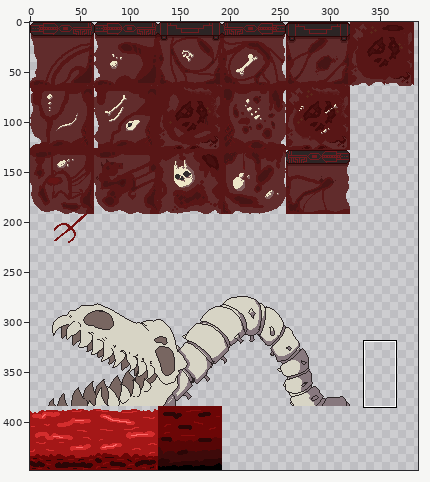
Two states of a sprite sheet, test/desktop/build/resources/main/maps/tiles.png. Above: a wide view before the commit, with the close-up outlined.
Close-up. Before:
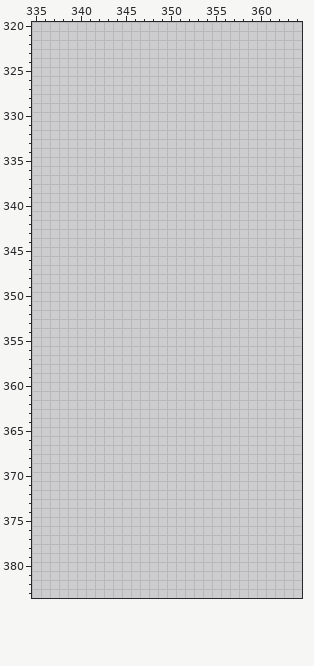
The file is 448x448 pixels. Colours within 5 levels of each other are drawn and written as one. Shown: x 335..364, y 320..383. The wide view leaves out empty margins.
After:
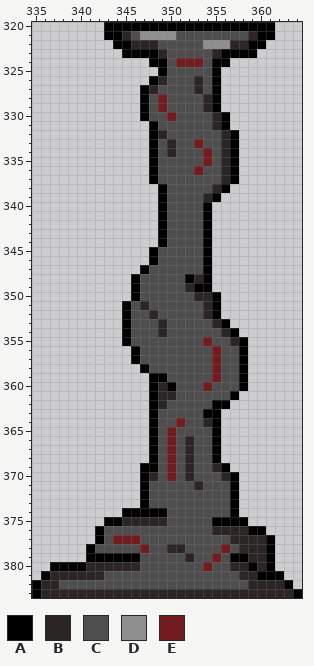
Palette (. is transparent): A #000000  B #2c2525  C #4e4e4e  D #8f8f8f  E #721c20
From old to new:
y 320: x 343..361 ................... -> AAAAAAAAAAAAAAAAAAA
y 321: x 343..361 ................... -> AABCDDDDCCCCCCCCBAA
y 322: x 344..360 ................. -> AABBBCCCCCDDDBBAA
y 323: x 345..359 ............... -> AAAABCCCCCBAAAA
y 324: x 348..356 ......... -> AACEEECAA
y 325: x 349..355 ....... -> ACCCCCA
y 326: x 348..355 ........ -> ABCCCBCA
y 327: x 347..355 ......... -> ABCCCCBCA
y 328..329: x 347..355 ......... -> ACECCCCBA
y 330: x 347..356 .......... -> ACCECCCCBA
y 331: x 348..356 ......... -> ACCCCCCBA
y 332: x 348..357 .......... -> ABCCCCCCBA
y 333: x 348..357 .......... -> ACBCCECCBA
y 334: x 348..357 .......... -> ACBCCCECBA
y 335: x 348..357 .......... -> ACCCCCECBA
y 336: x 348..357 .......... -> ACCCCECCBA
y 337: x 348..357 .......... -> ACCCCCCCBA
y 338: x 349..356 ........ -> ACCCCCBA
y 339: x 349..355 ....... -> ACCCCBA
y 340..344: x 349..354 ...... -> ACCCCA
y 345..346: x 348..354 ....... -> ACCCCCA
y 347: x 347..354 ........ -> ACCCCCCA
y 348: x 346..354 ......... -> ACCCCCABA
y 349: x 346..354 ......... -> ACCCCCBAA
y 350: x 346..355 .......... -> ACCCCCCBBA
y 351: x 345..355 ........... -> ACBCCCCCCBA
y 352: x 345..355 ........... -> ACCBCCCCCBA
y 353: x 345..356 ............ -> ACCCBCCCCCBA
y 354: x 345..357 ............. -> ACCCBCCCCCCBA
y 355: x 345..358 .............. -> ACCCCCCCCECCBA
y 356..357: x 346..358 ............. -> ACCCCCCCCECCA
y 358: x 347..358 ............ -> ACCCCCCCECCA
y 359: x 348..358 ........... -> AACCCCCECCA
y 360: x 348..358 ........... -> ABACCCECCCA
y 361: x 348..357 .......... -> ABBCCCCCCA
y 362: x 348..356 ......... -> ABCCCCCAA
y 363: x 348..355 ........ -> ACCCCCAA
y 364: x 348..355 ........ -> ACCECCBA
y 365: x 348..355 ........ -> ACECCCCA
y 366..368: x 348..355 ........ -> ACECBCCA
y 369: x 347..356 .......... -> AACECBCCBA
y 370: x 347..357 ........... -> ABCECBCCCBA
y 371: x 347..357 ........... -> ACCCCCBCCCA
y 372..373: x 347..357 ........... -> ACCCCCCCCCA
y 374: x 345..357 ............. -> AAAAACCCCCCCA
y 375: x 343..358 ................ -> AABBBBBCCCCCAAAA
y 376: x 342..360 ................... -> ACCCCCCCCCCCCBBBBAA
y 377: x 342..361 .................... -> ACEEECCCCCCCCCCBBBBA
y 378: x 341..361 ..................... -> ACCCCCECCBBCCCCECBBBA
y 379: x 341..361 ..................... -> AAAAAACCCCCBCCECAABBA
y 380: x 337..361 ......................... -> AAAABBBBBBCCCCCCCECCBBABA
y 381: x 336..362 ........................... -> ABBBBBBCCCCCCCCCCCCCCCBBAAA
y 382: x 335..363 ............................. -> ABBCCCCCCCCCCCCCCCCCCCCCBBBBA
y 383: x 335..364 .............................. -> ABBBBBBBBBBBBBBBBBBBBBBBBBBBBA
Boxes around the changes in both close-ups, in picture pixels (x1, y1, x2, y2):
added: (32, 22, 302, 598)
